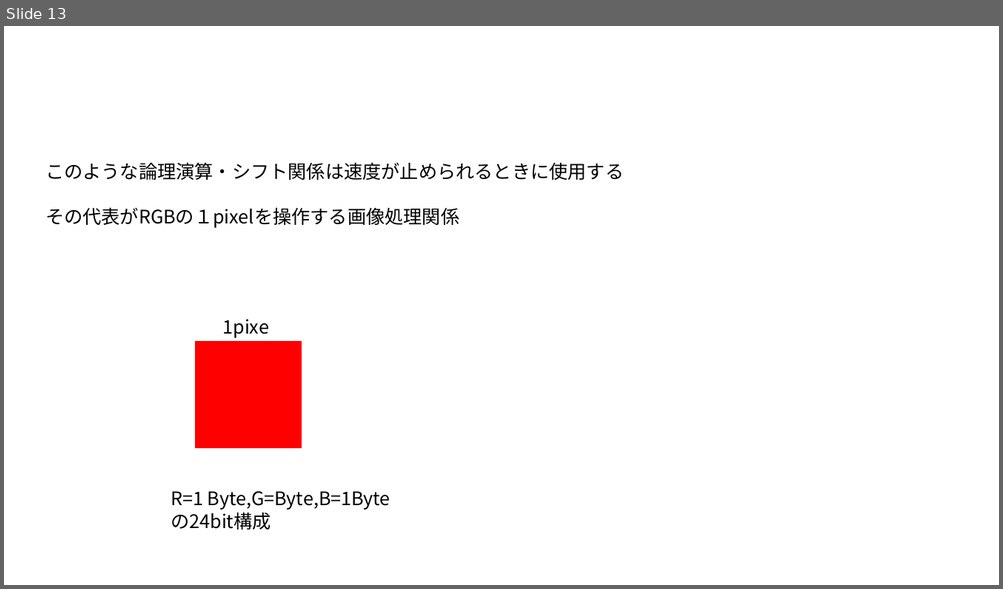
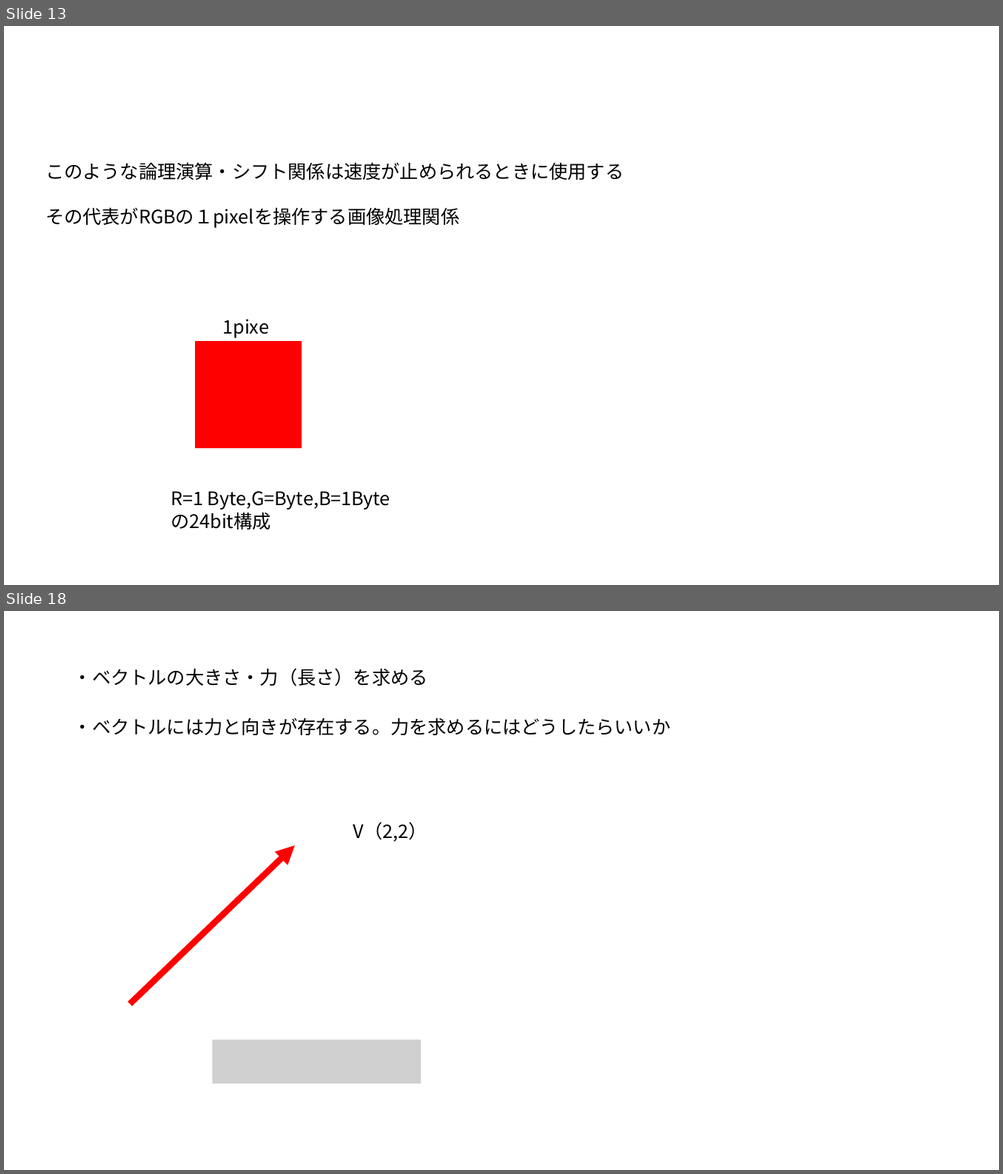
Before and after one commit to UMA729/MySchoolDatas, a slide deck: ゲ数Ⅱ/ゲーム数学.pptx. Shown one above the other, each under a label of ours: slide 13 before the commit, slides 13 and 18 after it; the slides between them are not shown. The pictures are 1003x589 and 1003x1174 pixels, drawn with LibreOffice and Linux fonts; fonts in the diff are those of the drawing; grey boxes stand for pictures. Boxes give left, top, right and bottom in pixels: in the first picture for what was removed or moved away, otherwise in the second. Text is boxed around its words. In the diff, an @@ line names an element or a change of style, - is before the commit and + after.

Commit message:
ゲーム数学で新しくvsプロジェクトを作った

```diff
--- a/ゲ数Ⅱ/ゲーム数学.pptx
+++ b/ゲ数Ⅱ/ゲーム数学.pptx
@@ slide 18 added at (4, 611, 999, 1170), background #FFFFFF @@
@@ text added at (74, 668, 428, 686), 18 pt, text #000000 @@
+・ベクトルの大きさ・力（長さ）を求める
@@ text added at (74, 718, 670, 735), 18 pt, text #000000 @@
+・ベクトルには力と向きが存在する。力を求めるにはどうしたらいいか
@@ text added at (353, 822, 427, 842), 18 pt, text #000000 @@
+V（2,2）
@@ arrow added from (130, 1004) to (295, 846), #FF0000 6 pt @@
@@ picture added at (212, 1040, 421, 1084) @@
```
Also in this commit, not shown: 5 other slides added, 17 other files.
